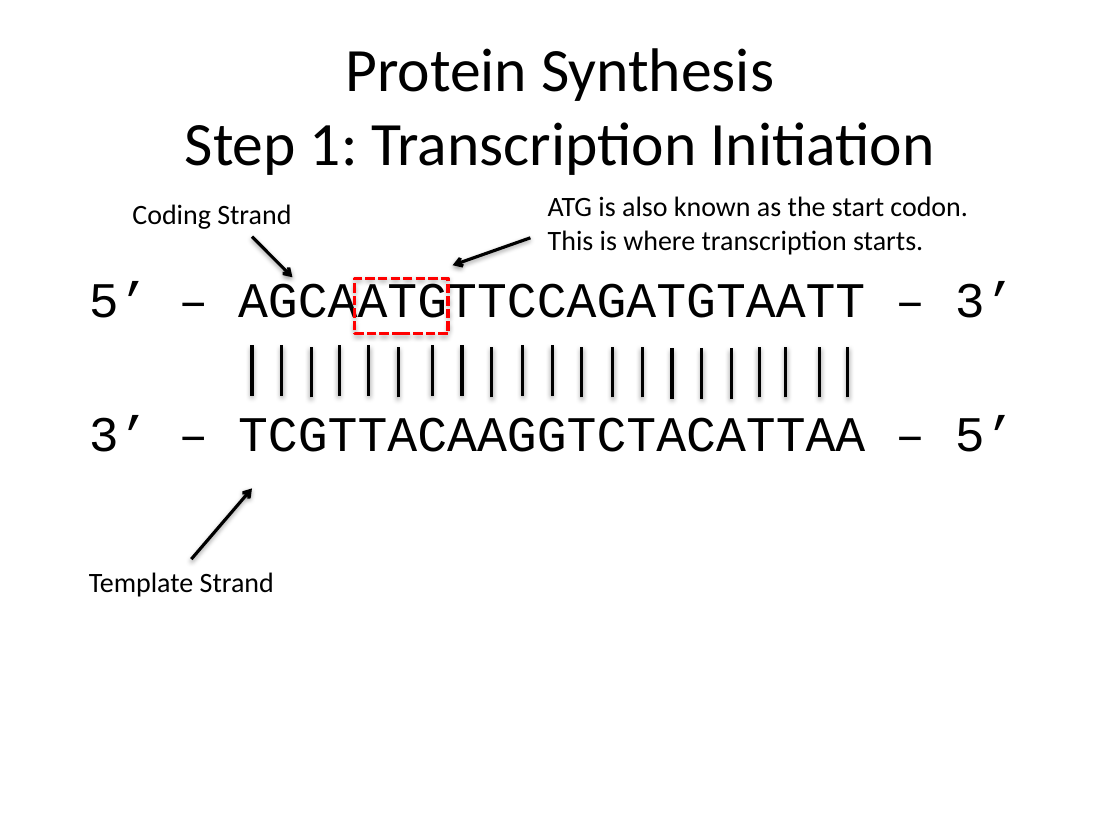
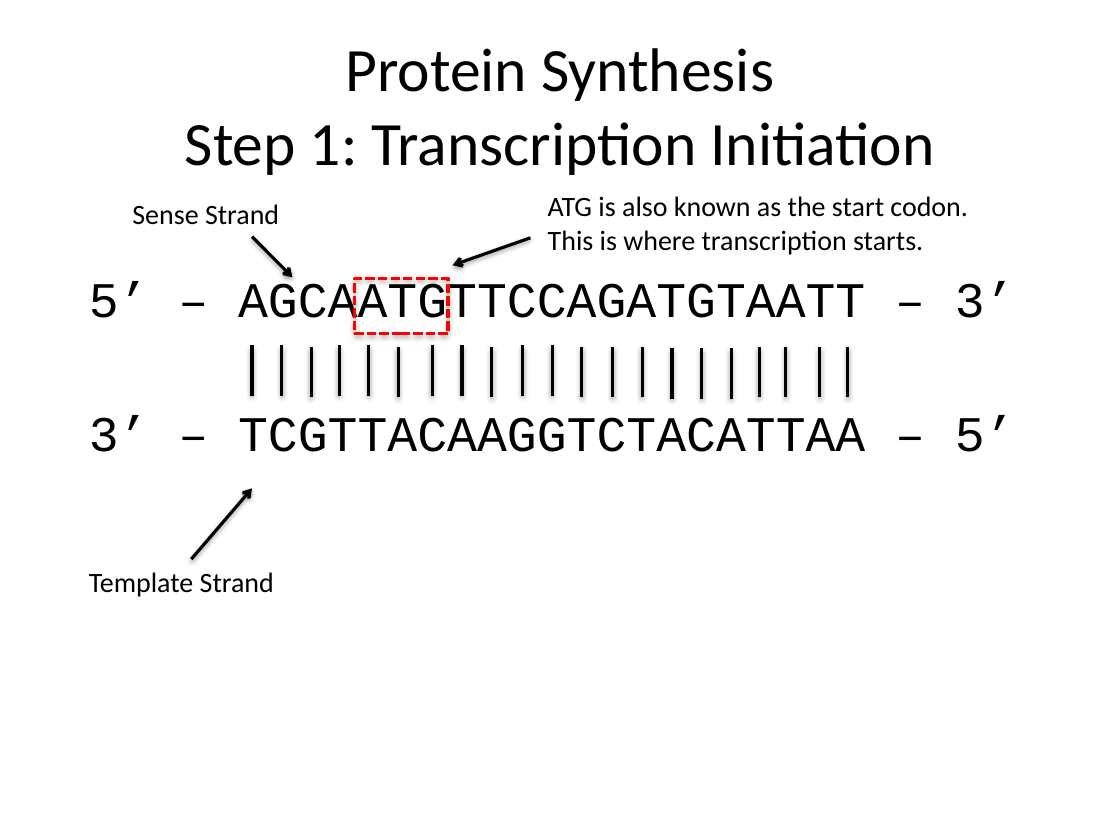
Before and after one commit to sd17fall/softdes.web, a slide deck: slide 10 of files/slides/Day02.pptx. Drawn at 1120x840 pixels with LibreOffice and Linux fonts; fonts in the diff are those of the drawing. Boxes give left, top, right and bottom in pixels: in the first picture for what was removed or moved away, otherwise in the second. Text is boxed around its words. In the diff, an @@ line names an element or a change of style, - is before the commit and + after.

```diff
--- a/files/slides/Day02.pptx
+++ b/files/slides/Day02.pptx
@@ text at (132,204,279,225): text changed @@
-Coding Strand
+Sense Strand
```
Also in this commit, not shown: 8 other slides changed, 1 slide added, 1 slide removed, 1 other file.
